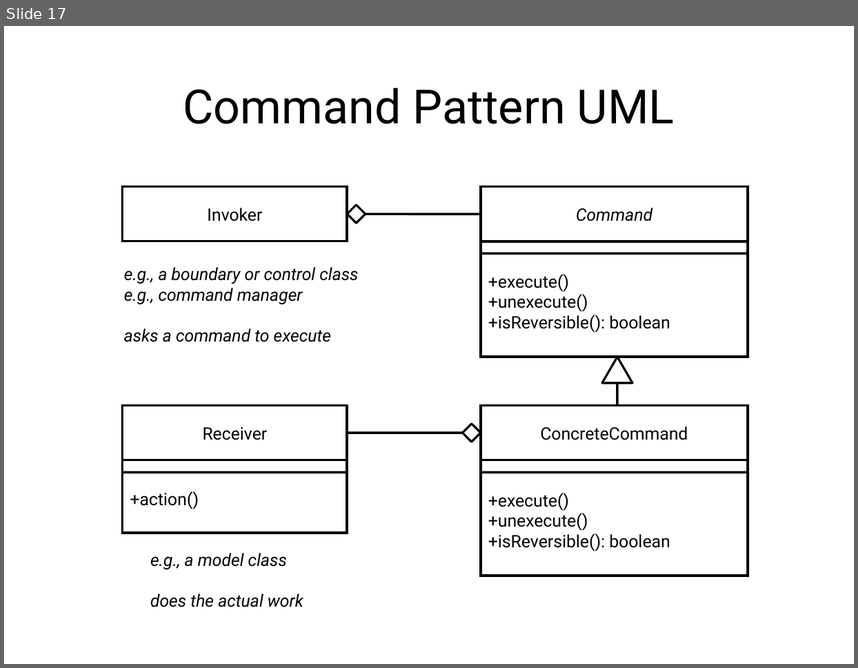
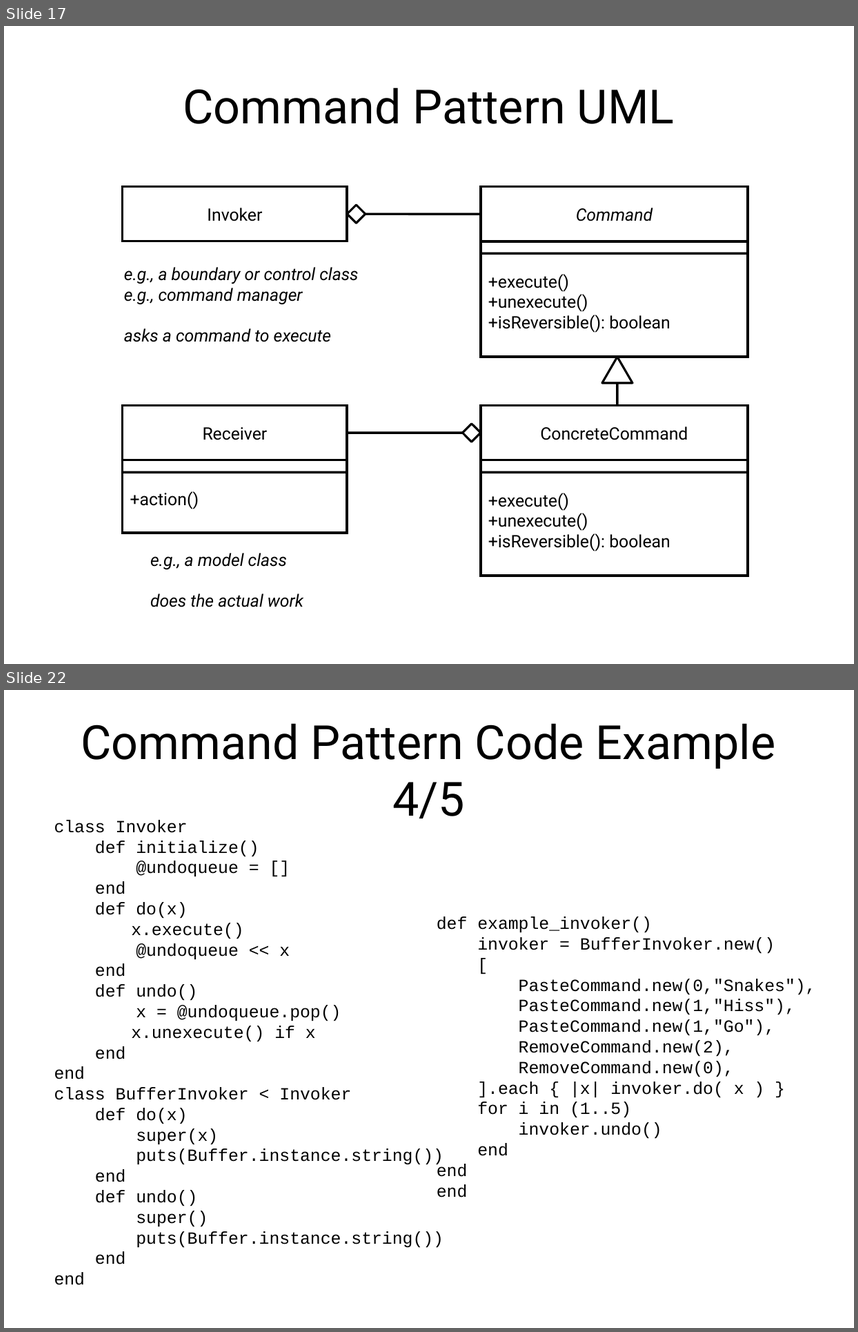
Before and after one commit to abramhindle/ruby-design-patterns, a slide deck: ruby-design-patterns-partI.odp. Shown one above the other, each under a label of ours: slide 17 before the commit, slides 17 and 22 after it; the slides between them are not shown. The pictures are 858x668 and 858x1332 pixels, drawn with LibreOffice and Linux fonts; fonts in the diff are those of the drawing. Boxes give left, top, right and bottom in pixels: in the first picture for what was removed or moved away, otherwise in the second. Text is boxed around its words. In the diff, an @@ line names an element or a change of style, - is before the commit and + after.

```diff
--- a/ruby-design-patterns-partI.odp
+++ b/ruby-design-patterns-partI.odp
@@ slide 22 added at [4,690,854,1328], background #FFFFFF @@
@@ title added at [81,723,776,819], 44 pt, text #000000 @@
+Command Pattern Code Example 4/5
@@ text added at [54,820,444,1285], 16 pt, text #000000 @@
+class Invoker
+def initialize()
+@undoqueue = []
+end
+def do(x)
+x.execute()
+@undoqueue << x
+end
+def undo()
+x = @undoqueue.pop()
+x.unexecute() if x
+end
+end
+class BufferInvoker < Invoker
+def do(x)
+super(x)
+puts(Buffer.instance.string())
+end
+def undo()
+super()
+puts(Buffer.instance.string())
+end
+end
@@ text added at [437,916,816,1197], 16 pt, text #000000 @@
+def example_invoker()
+invoker = BufferInvoker.new()
+[
+PasteCommand.new(0,"Snakes"),
+PasteCommand.new(1,"Hiss"),
+PasteCommand.new(1,"Go"),
+RemoveCommand.new(2),
+RemoveCommand.new(0),
+].each { |x| invoker.do( x ) }
+for i in (1..5)
+invoker.undo()
+end
+end
+end
```
Also in this commit, not shown: 1 slide changed, 4 other slides added, 1 other file.
